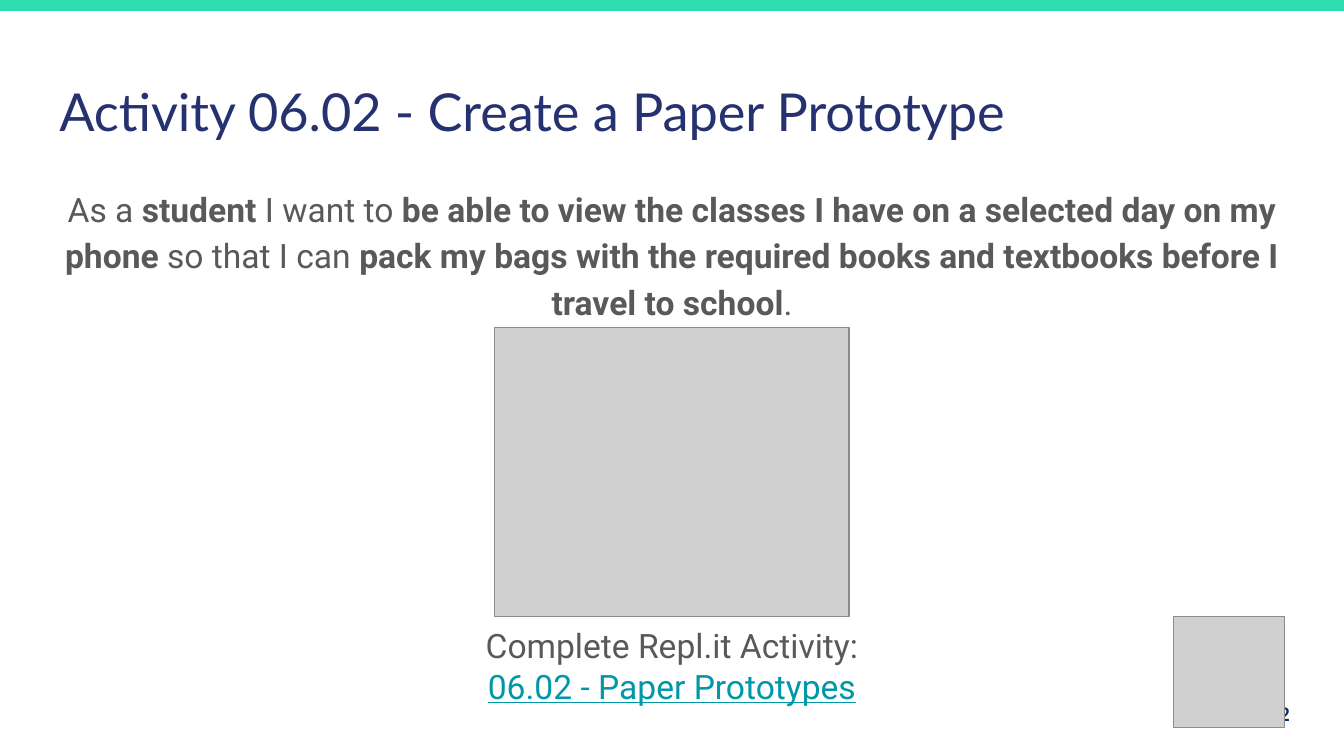
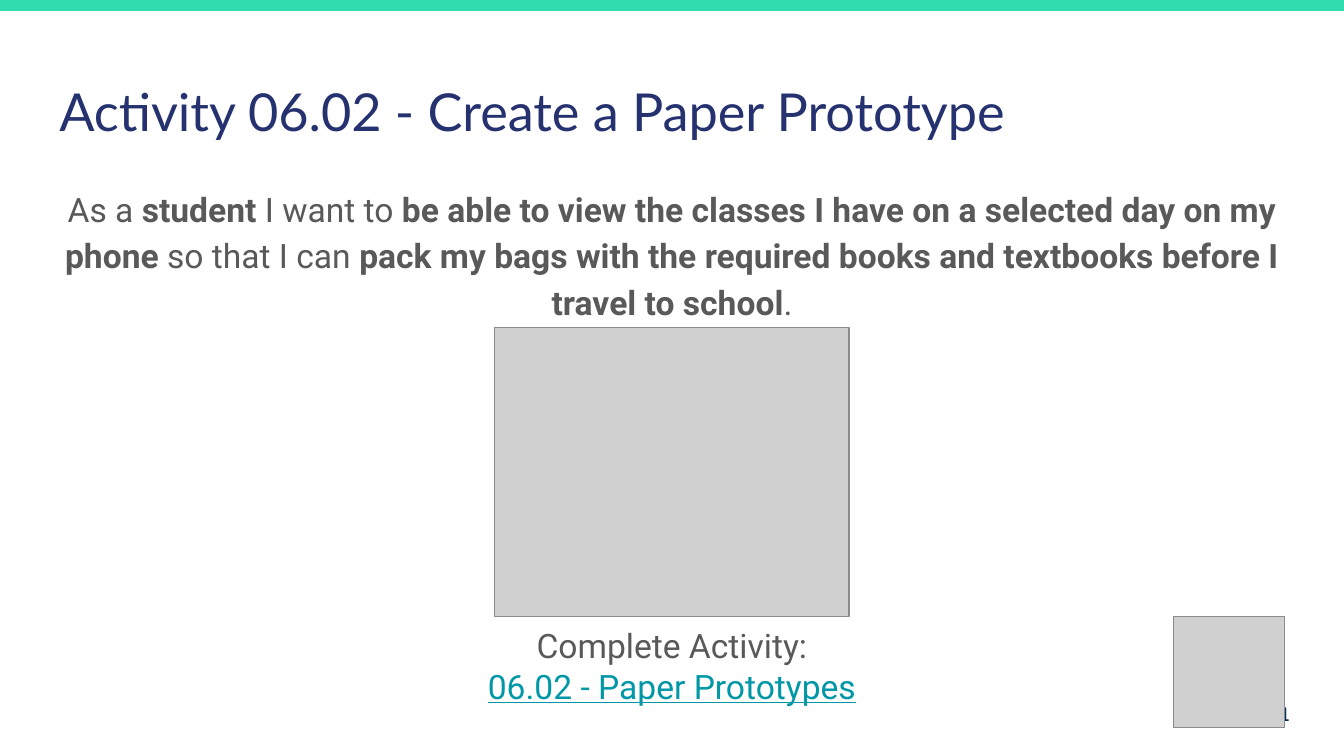
Before and after one commit to duari132/6iec-web-development, a slide deck: slide 21 of Lesson-6-Software-Engineering/Lesson-6-Software-Engineering.pptx (slide 22 before the commit). Drawn at 1344x756 pixels with LibreOffice and Linux fonts; fonts in the diff are those of the drawing; grey boxes stand for pictures. Boxes give left, top, right and bottom in pixels: in the first picture for what was removed or moved away, otherwise in the second. Text is boxed around its words. In the diff, an @@ line names an element or a change of style, - is before the commit and + after.

```diff
--- a/Lesson-6-Software-Engineering/Lesson-6-Software-Engineering.pptx
+++ b/Lesson-6-Software-Engineering/Lesson-6-Software-Engineering.pptx
@@ text at bbox=[488, 633, 856, 706]: text changed; text colour #595959 to #0097A7 @@
-Complete Repl.it Activity:
-06.02 - Paper Prototypes
+Complete Activity:
+06.02 - Paper Prototypes
@@ page number at bbox=[1268, 705, 1290, 725]: text changed @@
-22
+21
```
Also in this commit, not shown: 1 other slide changed, 1 slide removed, 10 other files.
